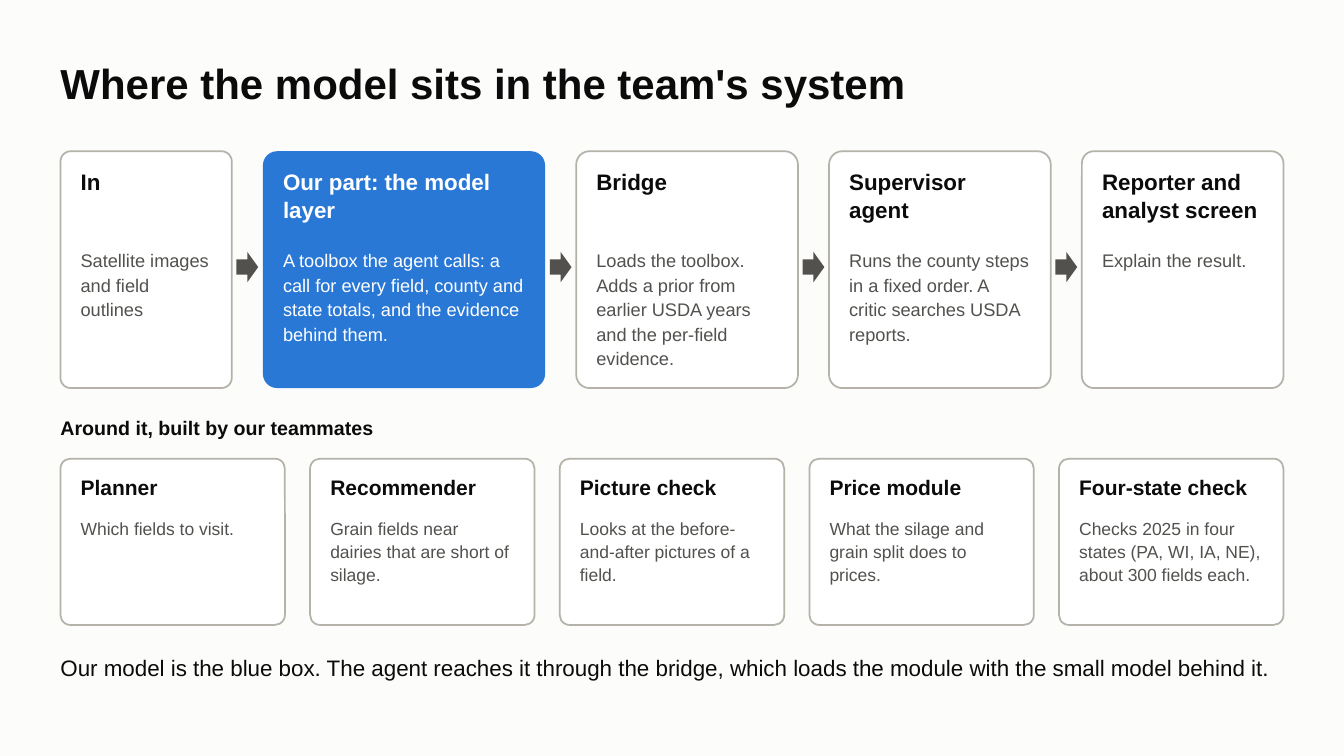
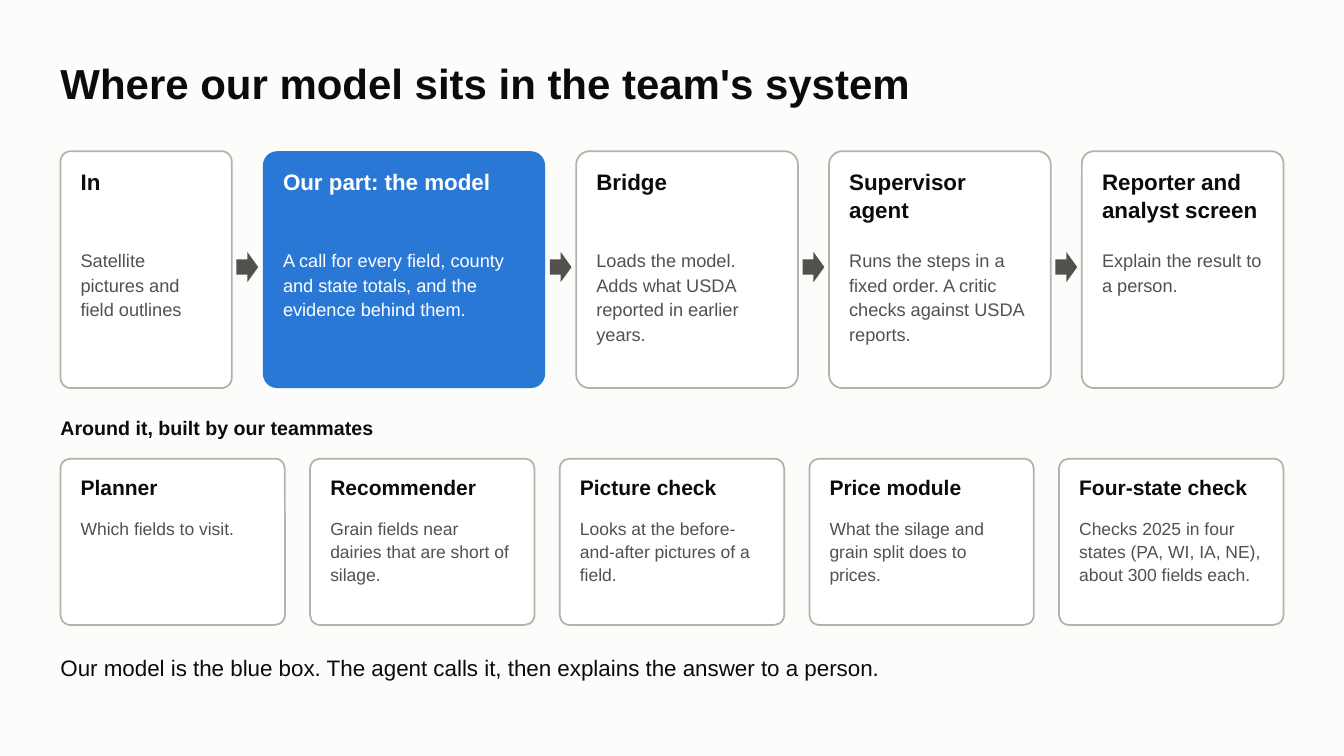
Before and after one commit to ChenSiyun1234/FieldVision, a slide deck: slide 8 of handoff/presentation/FieldVision_model_story.pptx (slide 11 before the commit). Drawn at 1344x756 pixels with LibreOffice and Linux fonts; fonts in the diff are those of the drawing. Boxes give left, top, right and bottom in pixels: in the first picture for what was removed or moved away, otherwise in the second. Text is boxed around its words. In the diff, an @@ line names an element or a change of style, - is before the commit and + after.

```diff
--- a/handoff/presentation/FieldVision_model_story.pptx
+++ b/handoff/presentation/FieldVision_model_story.pptx
@@ title at bbox=[60, 68, 910, 107]: text changed @@
-Where the model sits in the team's system
+Where our model sits in the team's system
@@ text at bbox=[283, 173, 490, 195]: text changed @@
-Our part: the model layer
+Our part: the model
@@ text at bbox=[81, 254, 182, 316]: text changed @@
-Satellite images and field outlines
+Satellite pictures and field outlines
@@ text at bbox=[283, 253, 505, 316]: text changed @@
-A toolbox the agent calls: a call for every field, county and state totals, and the evidence behind them.
+A call for every field, county and state totals, and the evidence behind them.
@@ text at bbox=[596, 254, 738, 345]: text changed @@
-Loads the toolbox. Adds a prior from earlier USDA years and the per-field evidence.
+Loads the model. Adds what USDA reported in earlier years.
@@ text at bbox=[849, 254, 1024, 345]: text changed @@
-Runs the county steps in a fixed order. A critic searches USDA reports.
+Runs the steps in a fixed order. A critic checks against USDA reports.
@@ text at bbox=[1102, 254, 1261, 296]: text changed @@
-Explain the result.
+Explain the result to a person.
@@ text at bbox=[60, 659, 878, 681]: text changed @@
-Our model is the blue box. The agent reaches it through the bridge, which loads the module with the small model behind it.
+Our model is the blue box. The agent calls it, then explains the answer to a person.
```
Also in this commit, not shown: 9 other slides changed, 9 slides added, 5 slides removed, 2 other files.
